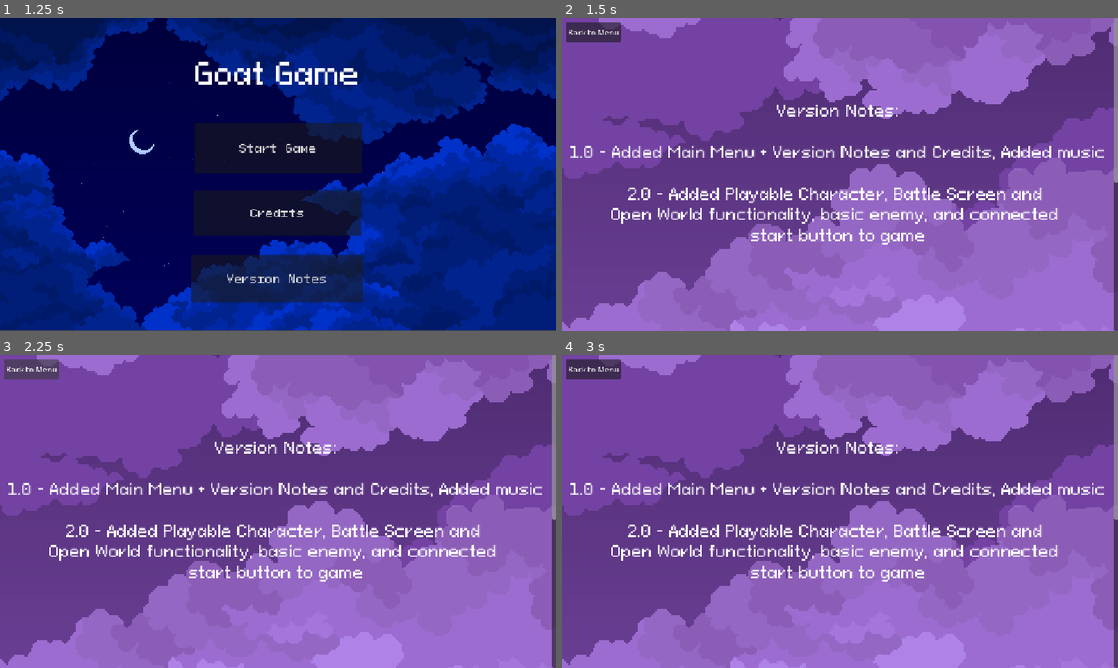
Above: before the commit, frames 1-4 (two rows, left to right).
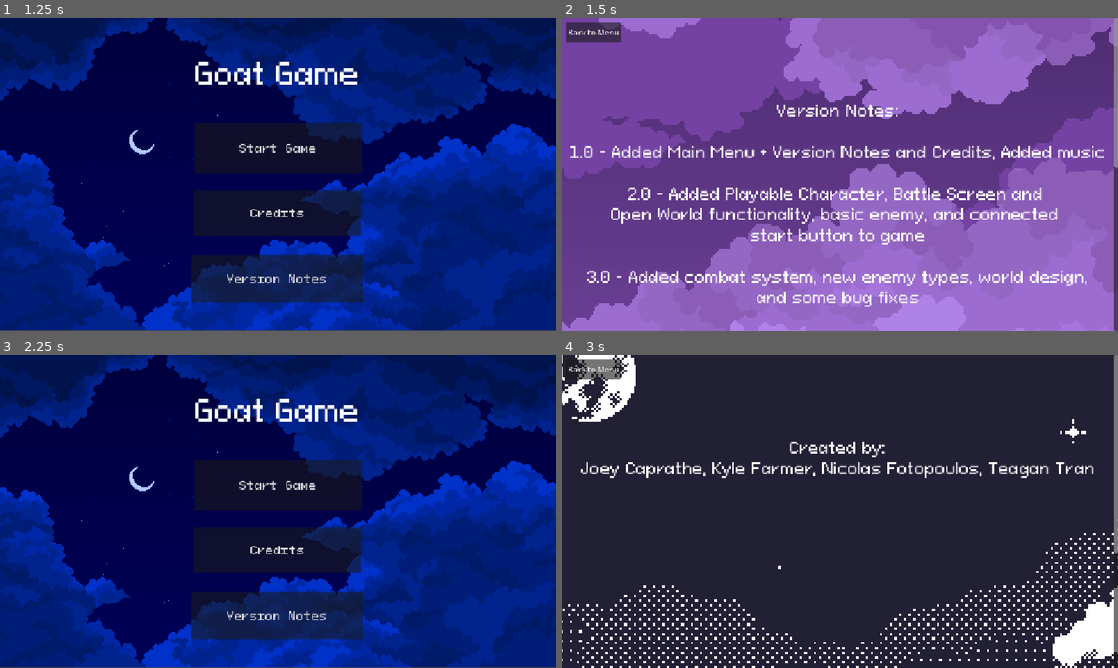
Above: after the commit, the same moments.

Repository: teagan-git-hub/goat_game
Game: Godot game, scene res://Scenes/mainmenu/splash_screen.tscn
Two runs of this game, one before a commit and one after it. Both use one fixed random seed, a clock stepped at 60 frames per second and the inputs below.
Inputs (mouse positions are in pixels of both pictures, inside the frame that each line leads up to):
- Up to frame 1 (1.25 s): tap Enter at 0.5 s; hold Right (right) from 0.53 s (still down); tap Space at 0.77 s
- Up to frame 2 (1.5 s): release Right (right) at 1.25 s; click "Version Notes" at 1.25 s
- Up to frame 3 (2.25 s): click "Back to Menu" at 2 s
- Up to frame 4 (3 s): click (840, 549) at 2.75 s, where only the run after the commit has a clickable "Credits"

Frame 1 is identical in both runs. In frame 2, 1.8% of the frame differs, in the area x 4-100%, y 47-93%; in frame 3, 100%, in the area x 0-100%, y 0-100%; in frame 4, 100%.

Commit message:
Add 3.0 notes and fix main menu paths

Diff:
--- a/Scenes/mainmenu/versionnotes.tscn
+++ b/Scenes/mainmenu/versionnotes.tscn
@@ -46,6 +46,9 @@
 Open World functionality, basic enemy, and connected
 start button to game
 
+3.0 - Added combat system, new enemy types, world design,
+and some bug fixes
+
 
 
 
--- a/Scripts/credits.gd
+++ b/Scripts/credits.gd
@@ -5,4 +5,4 @@
 	menu_music.play()
 
 func _on_button_pressed() -> void :
-	get_tree().change_scene_to_file("res://Scenes/main_menu.tscn")
+	get_tree().change_scene_to_file("res://Scenes/mainmenu/main_menu.tscn")
--- a/Scripts/versionnotes.gd
+++ b/Scripts/versionnotes.gd
@@ -5,4 +5,4 @@
 	menu_music.play()
 
 func _on_button_pressed() -> void :
-	get_tree().change_scene_to_file("res://Scenes/main_menu.tscn")
+	get_tree().change_scene_to_file("res://Scenes/mainmenu/main_menu.tscn")
